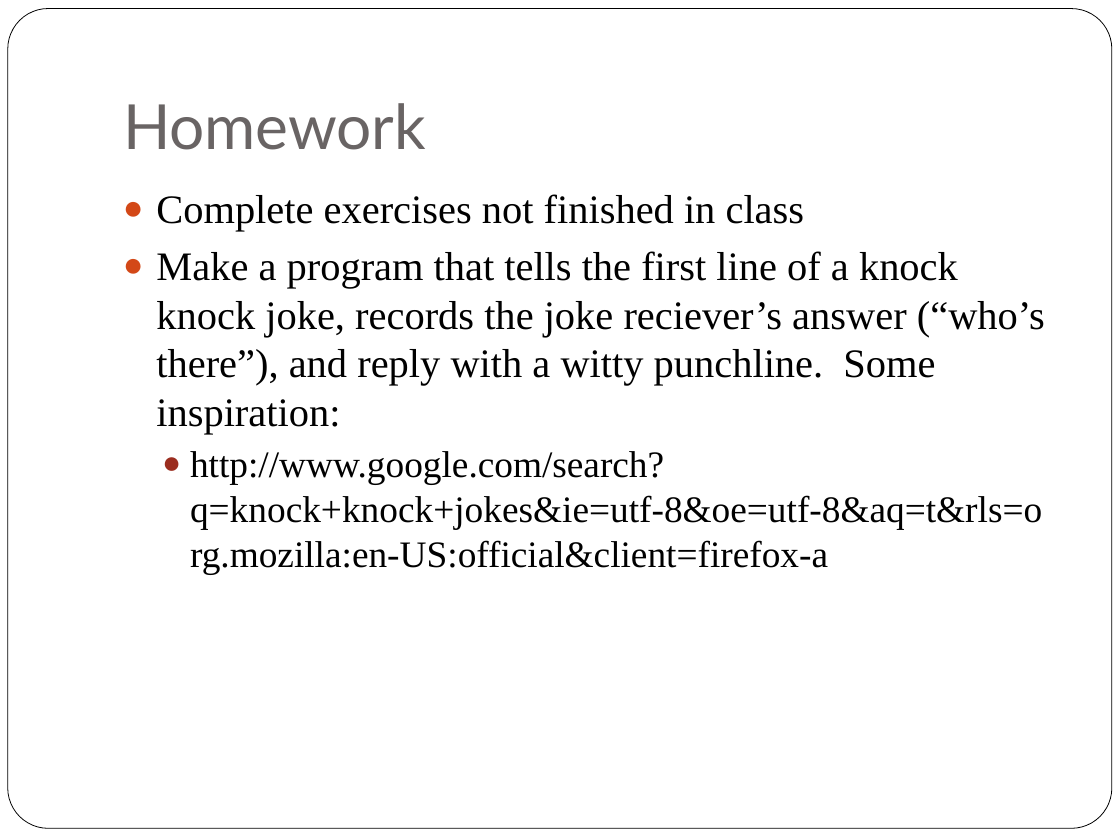
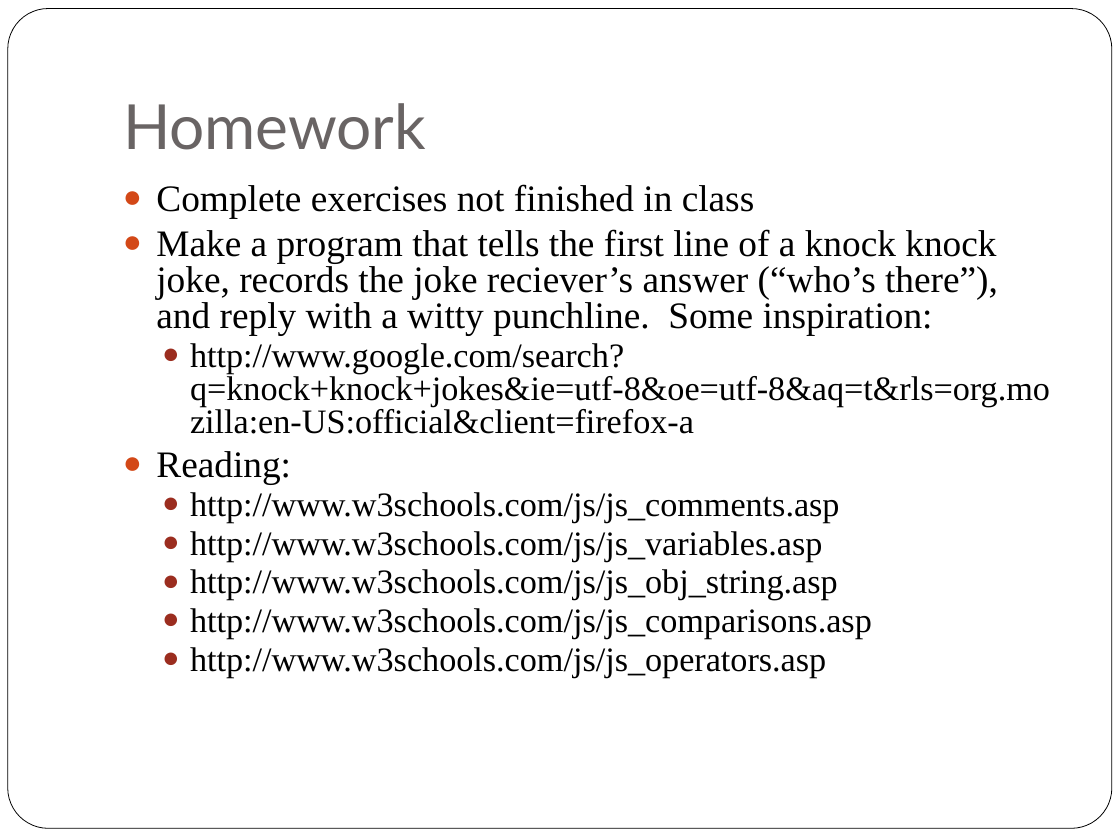
Before and after one commit to liahhansen/Learn-to-Program-Javascript, a slide deck: slide 37 of materials/SLIDES/class_one.ppt (slide 34 before the commit). Drawn at 1120x840 pixels with LibreOffice and Linux fonts; fonts in the diff are those of the drawing. Boxes give left, top, right and bottom in pixels: in the first picture for what was removed or moved away, otherwise in the second. Text is boxed around its words. In the diff, an @@ line names an element or a change of style, - is before the commit and + after.

```diff
--- a/materials/SLIDES/class_one.ppt
+++ b/materials/SLIDES/class_one.ppt
@@ text at [156,184,1050,434]: size 26 to 24 pt in "Complete exercises not finished in class", "Make a program that tells the first ..."; size 24 to 22 pt in "http://www.google.com/search?q=knock+knock+jokes&ie=utf-8&oe ..."; line spacing 1 to 0.8 @@
@@ text at [156,451,872,678]: paragraphs added @@
+● Reading:
+  ● http://www.w3schools.com/js/js_comments.asp
+  ● http://www.w3schools.com/js/js_variables.asp
+  ● http://www.w3schools.com/js/js_obj_string.asp
+  ● http://www.w3schools.com/js/js_comparisons.asp
+  ● http://www.w3schools.com/js/js_operators.asp
```
Also in this commit, not shown: 3 other slides changed, 4 slides added, 1 slide removed, 6 other files.
